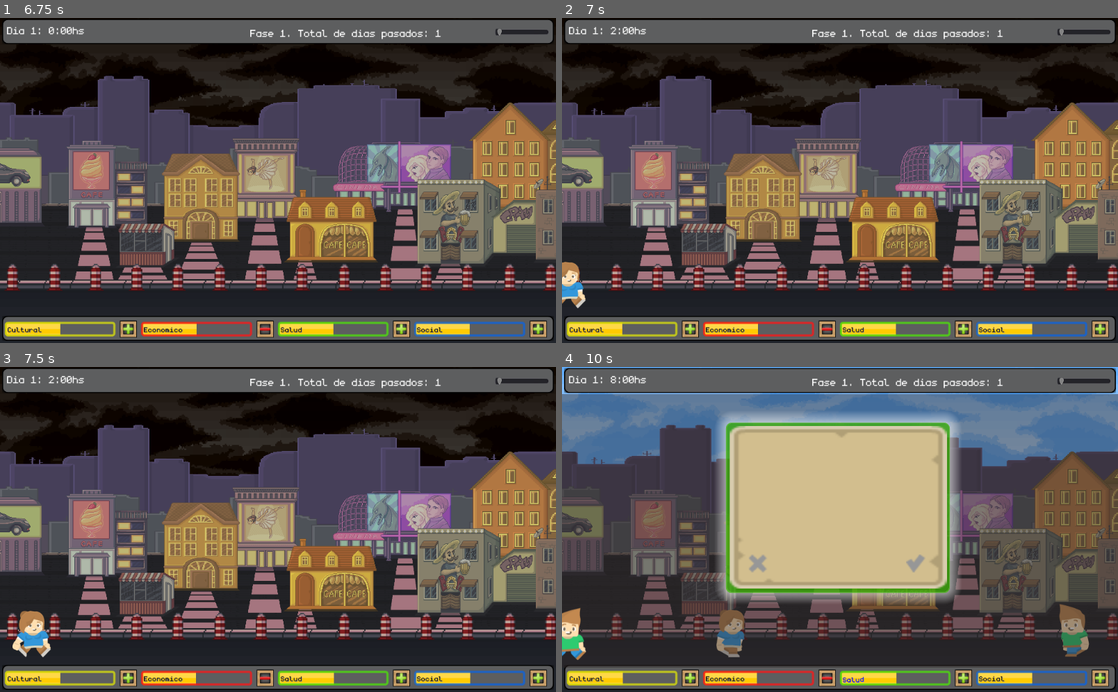
Above: before the commit, frames 1-4 (two rows, left to right).
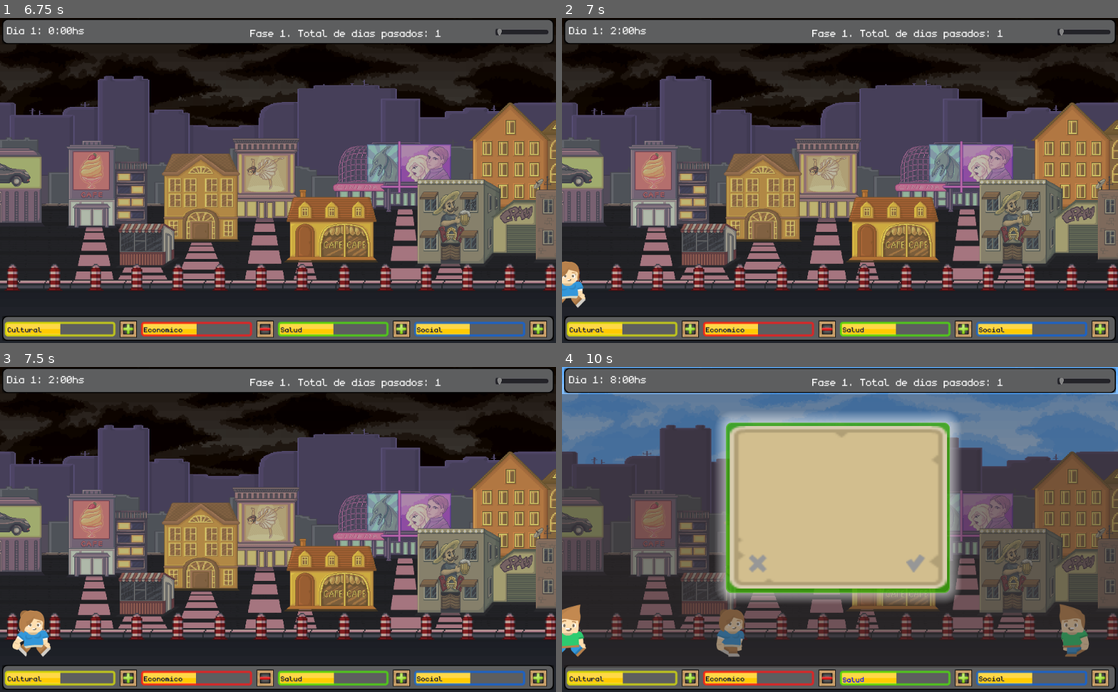
Above: after the commit, the same moments.

Repository: compumundohipermegaredUNQ/SimCovid-21
Game: Godot game, scene res://Main.tscn
Two runs of this game, one before a commit and one after it. Both use one fixed random seed, a clock stepped at 60 frames per second and the inputs below. Video files are missing from this copy of the repository; at most half a second of black plays in their place.
Inputs (mouse positions are in pixels of both pictures, inside the frame that each line leads up to):
- Up to frame 1 (6.75 s): click "Comenzar" at 0.5 s; click (278, 167) at 1.27 s; type "12" at 1.35 s; click "Continuar" at 2 s; click (194, 216) at 2.75 s; click (355, 216) at 3.5 s; click (194, 216) at 4.25 s; click (355, 216) at 5 s; click (194, 216) at 5.75 s; tap Enter at 6.5 s
- Up to frame 2 (7 s): no input
- Up to frame 3 (7.5 s): no input
- Up to frame 4 (10 s): no input

Frame 1 is identical in both runs. In frame 2, 0.1% of the frame differs, in the area x 0-5%, y 74-90%; in frame 3, 0.2%; in frame 4, 0.4%, in the area x 0-33%, y 73-91%.

Commit message:
Eliminado efecto de las barras

Diff:
--- a/src/Bar/HealthBar.gd
+++ b/src/Bar/HealthBar.gd
@@ -140,19 +140,19 @@
 	else:
 		box.texture = positive
 
-func _play_animation():
+func play_animation():
 	animation.play("shine")
 
-func _stop_animation():
+func stop_animation():
 	animation.stop()
 
 func change_textlabel():
-#	_play_animation()
+#	play_animation()
 	healthbar_textlabel.clear()
 	healthbar_textlabel.append_bbcode("[wave amp=25 freq=10][color=blue]"+label+"[/color][/wave]")
 
 func update_state():
-#	_stop_animation()
+#	stop_animation()
 	healthbar_textlabel.set_text(label)
 
 func reset_remaining_attempts():
--- a/src/Bar/HealthBarGroup.gd
+++ b/src/Bar/HealthBarGroup.gd
@@ -110,7 +110,6 @@
 func get_percentage_by_name(bar_name):
 	return bar_names[bar_name].get_value()
 
-
 func _get_max_best_or_worst_dict():
 	return {
 		cultural_bar.get_max_value() + 0.001: 'cultural_bar',
@@ -136,10 +135,8 @@
 
 func get_best_or_worst_bar():
 	var max_values = _get_max_best_or_worst_dict()
-	print(max_values)
 	var max_values_sorted = max_values.keys()
 	max_values_sorted.sort()
-	print(max_values_sorted)
 	var max_value = max_values_sorted[_get_position_from_random()]
 	var best_or_worst_bar = max_values[max_value]
 	return [best_or_worst_bar, bar_names[best_or_worst_bar].get_value()]
--- a/src/Card/Card.gd
+++ b/src/Card/Card.gd
@@ -32,7 +32,6 @@
 	shadow = $Shadow
 	shadow.hide()
 	card_type = type
-	print(card_type)
 	card_efects = efects
 	bar_group = main.get_child(4)
 	$TextureRect/TitleLabel.text = title
--- a/src/City/City.gd
+++ b/src/City/City.gd
@@ -48,7 +48,6 @@
 	if ! protests.values().has(true):
 		#que aparezcan los tachos y ruedas
 		bar_names["Protesta"].play("Protest")
-		print($Basurero.rect_position)
 	bar_names["Protesta"].play("Picarla", -1, exponential, false)
 	protests[category] = true
 
--- a/src/City/Pedestrians/Pedestrian.gd
+++ b/src/City/Pedestrians/Pedestrian.gd
@@ -67,7 +67,6 @@
 		self.play(pedestrian+'_'+gender)
 	else:
 		self.play(gender)
-	print(pedestrian+'_'+gender)
 
 func set_random_phrase():
 	rng.randomize()
--- a/src/City/Pedestrians/PedestrianSpawner.gd
+++ b/src/City/Pedestrians/PedestrianSpawner.gd
@@ -59,6 +59,6 @@
 func _set_position():
 	var screenSize = get_viewport().get_visible_rect().size
 	min_y_position = screenSize.y * 0.8
-	max_y_position = screenSize.y - 110
+	max_y_position = screenSize.y - 120
 	y_position_diff = max_y_position - min_y_position
 	x_positions = [screenSize.x + 40, -10.0]
--- a/src/DeckOfCards/DeckOfCards.gd
+++ b/src/DeckOfCards/DeckOfCards.gd
@@ -50,13 +50,11 @@
 	if (effects.size() == 4):
 		if(!positive):
 			effects = [-effects[0], -effects[1], -effects[2], -effects[3]]
-		print(multipliers)
 		var index = 0
 		for m in multipliers:
 			multipliers[m] += effects[index]
 			multipliers[m] = clamp(multipliers[m], -0.3, 0.3)
 			index += 1
-		print(multipliers)
 	elif(effects.size() == 2):
 		parent.set_badevent_effect(card_type, effects, positive)
 	elif (effects.size() == 1):
